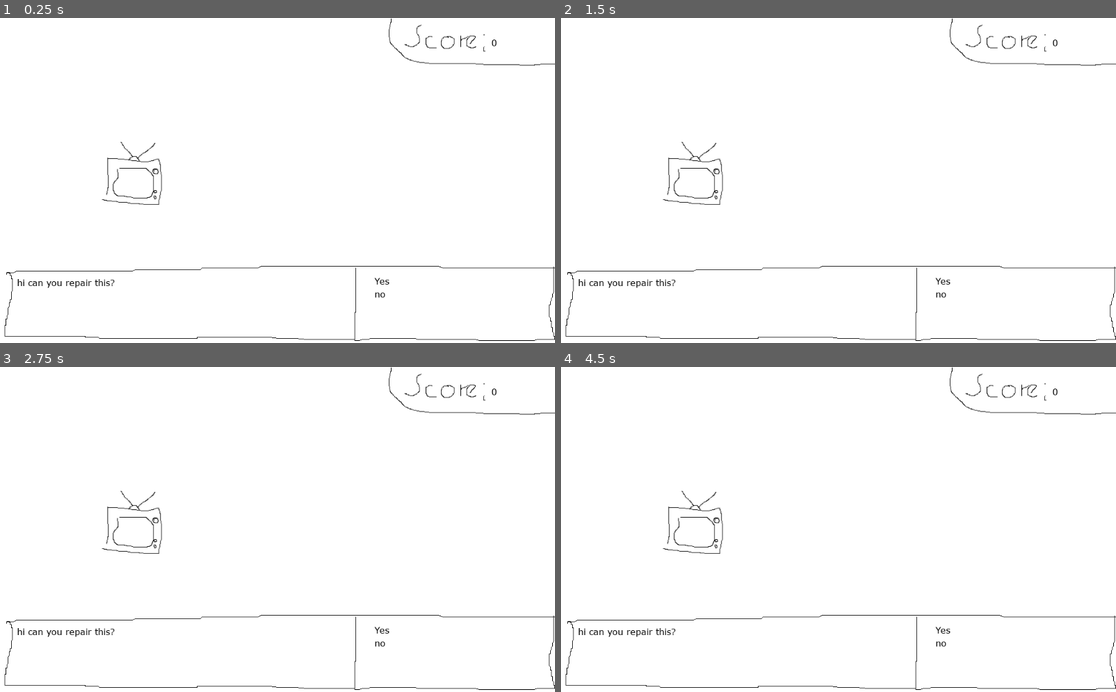
Above: before the commit, frames 1-4 (two rows, left to right).
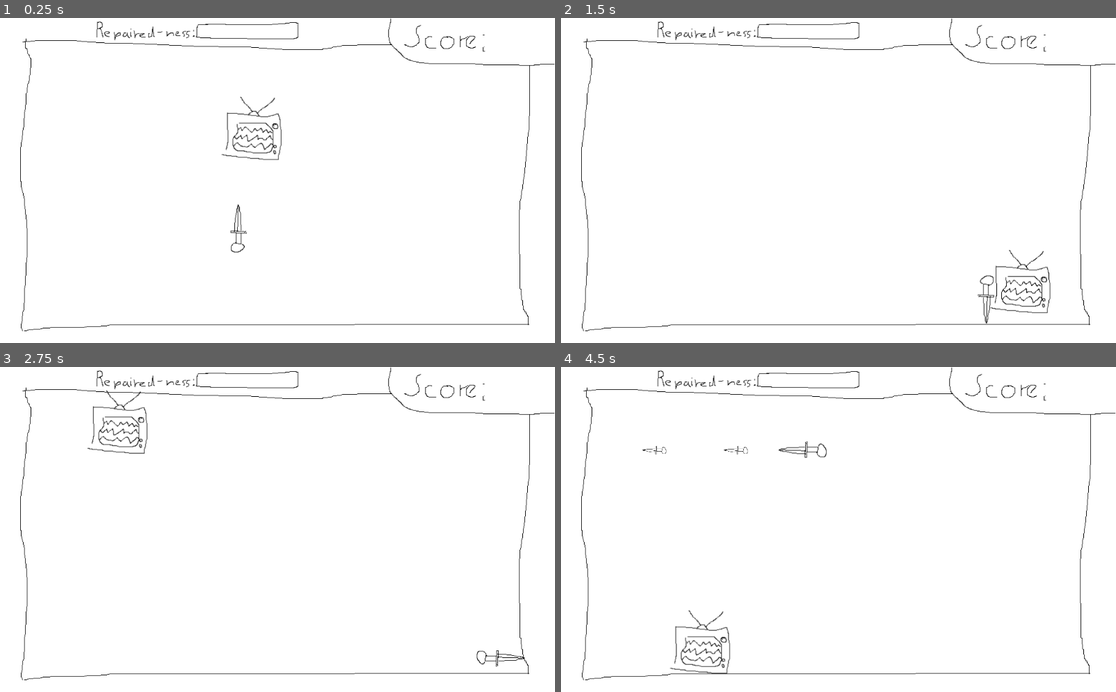
Above: after the commit, the same moments.

Repository: montinevra/repair_anything
Game: Godot game, scene res://scenes/store_back.tscn
Same seed, same stepped clock (60 frames per second), same inputs: the game is played once before the commit and once after it. Before the commit the project starts from res://scenes/store_front.tscn.
Inputs:
- Up to frame 1 (0.25 s): no input
- Up to frame 2 (1.5 s): hold Right (move_right) 0.53-1.28 s; tap Space (shoot) at 0.6, 1.35 s; hold Down (move_down) from 1.28 s (still down)
- Up to frame 3 (2.75 s): release Down (move_down) at 2.03 s; hold Right (move_right) from 2.03 s (still down); tap Space (shoot) at 2.1 s
- Up to frame 4 (4.5 s): release Right (move_right) at 2.78 s; hold Up (move_up) 2.78-3.53 s; tap Space (shoot) at 2.85, 3.6, 4.35 s; hold Left (move_left) from 3.53 s (still down)

The runs differ from the first frame. In frame 1, 3.2% of the frame differs, in the area x 0-100%, y 0-100%; in frame 2, 3.1%; in frame 3, 3.2%; in frame 4, 3.3%.

Commit message:
new graphics and stuff

Diff:
--- a/project.godot
+++ b/project.godot
@@ -16,7 +16,7 @@
 [application]
 
 config/name="Repair_Anything"
-run/main_scene="res://scenes/store_front.tscn"
+run/main_scene="res://scenes/store_back.tscn"
 config/icon="res://icon.png"
 
 [input]
--- a/scenes/enemy.tscn
+++ b/scenes/enemy.tscn
@@ -1,13 +1,13 @@
 [gd_scene load_steps=3 format=2]
 
-[ext_resource path="res://graphics/tv.png" type="Texture" id=1]
+[ext_resource path="res://graphics/tv_broken.png" type="Texture" id=1]
 [ext_resource path="res://scripts/enemy.gd" type="Script" id=2]
 
 [node name="Enemy" type="KinematicBody2D"]
 position = Vector2( 454.605, 197.516 )
 script = ExtResource( 2 )
 
-[node name="Tv" type="Sprite" parent="."]
+[node name="EnemySprite" type="Sprite" parent="."]
 texture = ExtResource( 1 )
 __meta__ = {
 "_edit_lock_": true
--- a/scenes/store_back.tscn
+++ b/scenes/store_back.tscn
@@ -6,12 +6,20 @@
 [ext_resource path="res://scripts/store_back.gd" type="Script" id=4]
 [ext_resource path="res://scripts/player.gd" type="Script" id=5]
 [ext_resource path="res://graphics/score.png" type="Texture" id=6]
+[ext_resource path="res://graphics/repairedness.png" type="Texture" id=7]
 
 [node name="StoreBack" type="Node2D"]
 script = ExtResource( 4 )
 __meta__ = {
 "_edit_lock_": true
 }
+
+[node name="UI" type="Node" parent="."]
+
+[node name="Repairedness" type="Sprite" parent="UI"]
+position = Vector2( 174.469, 3.96096 )
+texture = ExtResource( 7 )
+centered = false
 
 [node name="Floor" type="StaticBody2D" parent="."]
 
--- a/scripts/bullet.gd
+++ b/scripts/bullet.gd
@@ -11,4 +11,9 @@
 	var collision = move_and_collide(m_move_vec * delta * m_speed)
 
 	if collision:
+		var collider = collision.get_collider()
+		if collider.name == "Enemy":
+			collider.add_repairedness(.1)
+			print(collider.m_repairedness)
+			pass
 		get_parent().remove_child(self)
--- a/scripts/enemy.gd
+++ b/scripts/enemy.gd
@@ -4,12 +4,21 @@
 enum {ACCELERATE, DECELERATE, CRUISE, CHASE}
 var m_state = ACCELERATE
 var m_cruise_time = 0
-var m_speed = 500
+var m_speed = 1000
 var m_acceleration = .01
-var m_repairness = 0
+var m_repairedness = 0
 var m_direction = Vector2(0.0, 0.0)
 var m_target_dir = Vector2(0.0, 0.0)
 var m_last_pos = Vector2(0, 0)
+
+
+func update_healthbar():
+	pass
+
+
+func add_repairedness(t_amount):
+	m_repairedness += t_amount
+	update_healthbar()
 
 
 func get_new_target_dir():
@@ -34,9 +43,16 @@
 	var velocity = m_speed * m_direction
 	var slide_velocity = move_and_slide(velocity)
 
-	if get_slide_count():
-		m_direction = Vector2(0, 0) # Vector2(cos(slide_velocity.x), sin(slide_velocity.y))
-		get_new_target_dir()
+	for i in get_slide_count():
+		var collision = get_slide_collision(i)
+		if collision.collider.name == "Floor":
+#			print("Collided with: ", collision.collider.name)
+
+#			m_cruise_time = randf() * 1
+#			m_state = CRUISE
+#			m_direction = Vector2(0, 0) # Vector2(cos(slide_velocity.x), sin(slide_velocity.y))
+			m_direction = m_direction.bounce(collision.normal)
+			get_new_target_dir()
 #	if m_last_pos == position:
 #		m_direction = Vector2(0, 0)
 #		get_new_target_dir()
@@ -59,47 +75,9 @@
 			if  m_direction.length() >= 0.01:
 				m_direction *= .9
 			else:
+				m_direction = Vector2(0, 0)
 #				if randf() > .5:
 #					m_state = CHASE
 #				else:
 				get_new_target_dir()
 				m_state = ACCELERATE
-#	if m_direction.x > m_target_dir.x:
-#		m_direction.x -= m_acceleration * delta
-#	elif m_direction.x < m_target_dir.x:
-#		m_direction.x += m_acceleration * delta
-#	if m_direction.y > m_target_dir.y:
-#		m_direction.y -= m_acceleration * delta
-#	elif m_direction.y < m_target_dir.y:
-#		m_direction.y += m_acceleration * delta
-#	if m_direction.is_equal_approx(m_target_dir):
-#		get_new_target_dir()
-
-
-
-#
-#
-#var direction = Vector2(0, 0)
-##
-##func _process(delta):
-##	AI_IDLE()
-###    if(AI_STATE == AI_IDLE && can_Move ==true):
-##        AI_IDLE()
-##    if(AI_STATE == AI_CHASE && can_Move ==true):
-##        AI_CHASE()
-#
-#func _on_move_Timer_timeout():
-#	m_direction = Vector2(random(), random()).normalized() * m_speed
-##	if(can_Move == false):
-##		can_Move = true
-##		m_direction = Vector2(random(), random()).normalized() * 50
-##	else:
-##		can_Move = false
-#
-#func random():
-#	randomize()
-#	return randi()%21 - 10 # range is -10 to 10
-#
-#func AI_IDLE():
-#	move_and_slide(m_direction)
-#
--- a/scripts/player.gd
+++ b/scripts/player.gd
@@ -4,6 +4,7 @@
 const RELOAD_TIME = 0.1
 var m_speed = 500
 var m_reloading = 0.0
+var m_invulnerable = 2
 
 func get_direction():
 	var velocity = Vector2(0, 0)
@@ -32,12 +33,23 @@
 
 
 func _process(delta):
-	var movement = m_speed * get_direction()
+	var velocity = m_speed * get_direction()
 
-	if movement.length() > 0:
-		rotation = movement.angle() + TAU/4
-	move_and_slide(movement)
+	if velocity.length() > 0:
+		rotation = velocity.angle() + TAU/4
+	move_and_slide(velocity)
 	m_reloading -= delta
 	if Input.is_action_just_pressed("shoot") && m_reloading <= 0:
 		m_reloading = RELOAD_TIME
 		shoot(rotation)
+	m_invulnerable -= delta
+	for i in get_slide_count():
+		var collision = get_slide_collision(i)
+#		print("Collided with: ", collision.collider.name)
+		if collision:
+			var collider = collision.get_collider()
+			velocity = velocity.bounce(collision.normal)
+			if collider.name == "Enemy" && m_invulnerable <= 0:
+				collider.add_repairedness(-.1)
+				print(collider.m_repairedness)
+				m_invulnerable = .05
--- a/scripts/store_back.gd
+++ b/scripts/store_back.gd
@@ -1 +1,9 @@
 extends Node2D
+
+onready var m_enemy = get_node("Enemy")
+onready var m_enemy_sprite = get_node("Enemy/EnemySprite")
+
+func _ready():
+	m_enemy_sprite.set_texture(preload("res://graphics/tv_broken.png"))
+#	m_enemy.get_node("Sprite")
+	pass # Replace with function body.
Binary file added: graphics/repairedness.png
Not shown, added: graphics/repairedness.png.import
Binary file added: graphics/tv_broken.png
Not shown, added: graphics/tv_broken.png.import
Binary file added: graphics/tv_repaired.png
Not shown, added: graphics/tv_repaired.png.import
Not shown: 1 places in scenes/store_back.tscn that only renumber resources
